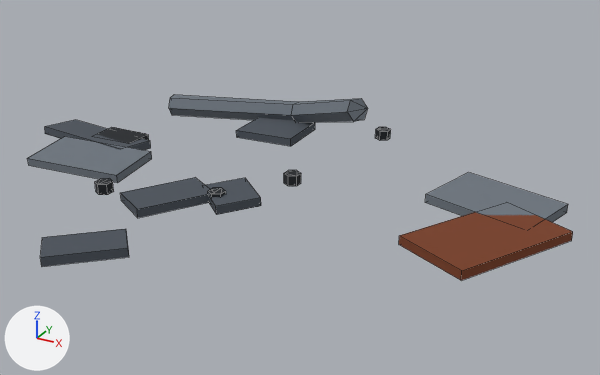
What one commit did to the FBX model Assets/_Project/Art/Environment/LabKit/Meshes/Debris_Scrap.fbx.
One viewpoint serves both versions: a 50 mm camera at (1.92, -3.02, 1.53) aimed at (0.25, 0.01, 0.02). The axes (+X, +Y, +Z) are drawn at lower left. The lights are the same throughout. The first picture is the older version. Mesh edges are drawn as thin lines.

Objects in the first picture: 'Debris_Scrap'.
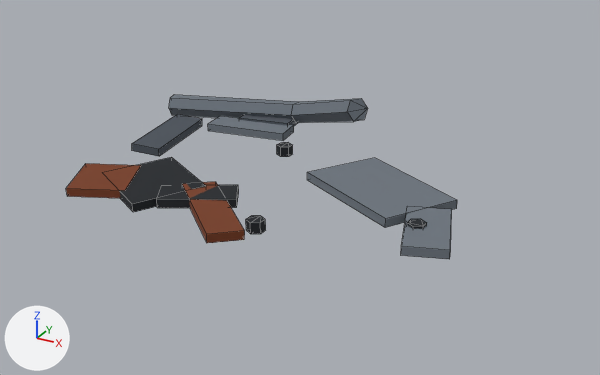
Changed parts and their boxes [x1, y1, x2, y2] in the pictures (600 x 375 px; the box of a moved part takes in the faces that stretch with it):
'Debris_Scrap', reshaped (28% narrower, 12% shorter)
    before: [27, 95, 573, 281]
    after: [66, 95, 457, 259]
part 1 of me_debris_scrap, moved or reshaped
    before: [425, 172, 568, 222]
    after: [307, 158, 457, 228]
part 2 of me_debris_scrap, moved or reshaped
    before: [27, 136, 152, 183]
    after: [157, 185, 239, 208]
part 3 of me_debris_scrap, moved or reshaped
    before: [45, 120, 151, 150]
    after: [208, 116, 294, 141]
part 4 of me_debris_scrap, moved or reshaped
    before: [236, 117, 315, 146]
    after: [66, 164, 141, 198]
part 5 of me_debris_scrap, added
    after: [407, 219, 427, 229]
part 6 of me_debris_scrap, added
    after: [277, 142, 293, 157]
part 7 of me_debris_scrap, moved or reshaped
    before: [208, 188, 226, 197]
    after: [246, 216, 266, 234]
part 8 of me_debris_scrap, rebuilt
    before: [121, 178, 210, 218]
    after: [119, 157, 206, 212]
part 9 of me_debris_scrap, deleted
    before: [375, 127, 391, 141]
part 10 of me_debris_scrap, deleted
    before: [95, 178, 114, 195]
part 11 of me_debris_scrap, deleted
    before: [284, 170, 301, 186]
part 12 of me_debris_scrap, deleted
    before: [40, 229, 129, 267]
part 13 of me_debris_scrap, deleted (black)
    before: [97, 127, 149, 144]
part 14 of me_debris_scrap, reshaped
    before: [206, 178, 573, 281]
    after: [132, 114, 452, 259]

Diff of the bpy script that builds the scene:
```diff
--- a/Assets/_Project/Art/Environment/LabKit/Meshes/Debris_Scrap.fbx.py
+++ b/Assets/_Project/Art/Environment/LabKit/Meshes/Debris_Scrap.fbx.py
@@ me_debris_scrap @@
-me_debris_scrap.from_pydata(...)  # 138 vertices, 130 faces; spans x -1.29..1.44, y -1.08..0.86, z -0.01..0.3
+me_debris_scrap.from_pydata(...)  # 138 vertices, 130 faces; spans x -0.92..1.07, y -0.63..1.03, z -0.01..0.3
+# me_debris_scrap part 1: the loose piece of 8 vertices spanning x 0.79..1.37, y 0.03..0.48, z 0.0..0.04 is multiplied about its middle by the matrix ((1.15, 0.263, 0.03), (-0.264, 1.149, 0.055), (-0.017, -0.061, 1.178)), then moved by (-0.5, -0.11, 0.0)
+# me_debris_scrap part 2: the loose piece of 8 vertices spanning x -1.09..-0.55, y -0.35..-0.02, z -0.01..0.05 is multiplied about its middle by the matrix ((0.58, -0.274, -0.036), (0.277, 0.577, 0.062), (0.006, -0.072, 0.639)), then moved by (0.73, -0.11, 0.0), in mat_lab_metaldark (black #1f2328)
+# me_debris_scrap part 3: the loose piece of 8 vertices spanning x -1.29..-0.69, y -0.08..0.2, z -0.01..0.05 is multiplied about its middle by the matrix ((-0.731, 0.198, -0.012), (-0.199, -0.727, 0.081), (0.01, 0.081, 0.754)), then moved by (0.63, 0.51, 0.0), in mat_lab_metal (grey #6e767f)
+# me_debris_scrap part 4: the loose piece of 8 vertices spanning x -0.4..-0.06, y 0.45..0.78, z 0.0..0.04 is multiplied about its middle by the matrix ((0.816, -0.295, 0.02), (0.296, 0.815, -0.046), (-0.003, 0.05, 0.867)), then moved by (-0.34, -0.98, 0.0), in mat_lab_rust (brown #7a3e22)
+# me_debris_scrap part 5: a new loose piece, a 6-sided cylinder along z spanning x 0.838..0.907, y -0.181..-0.101, z 0.0..0.05, in mat_lab_metaldark (black #1f2328)
+# me_debris_scrap part 6: a new loose piece, a 6-sided cylinder along z spanning x -0.071..-0.002, y 0.331..0.411, z 0.0..0.05, in mat_lab_metaldark (black #1f2328)
+# me_debris_scrap part 7: the loose piece of 12 vertices spanning x -0.05..0.02, y -0.31..-0.23, z 0.0..0.05 is moved by (0.3, -0.16, 0.0)
+# me_debris_scrap part 8: the loose piece of 8 vertices spanning x -0.4..-0.01, y -0.58..-0.16, z -0.01..0.05 is rebuilt with 8 vertices and now spans x -0.62..-0.09, y -0.53..-0.02, z 0.0..0.04, in mat_lab_metaldark (black #1f2328)
+# me_debris_scrap part 9: the loose piece of 12 vertices spanning x 0.27..0.34, y 0.78..0.86, z 0.0..0.05 is deleted
+# me_debris_scrap part 10: the loose piece of 12 vertices spanning x -0.55..-0.48, y -0.46..-0.38, z 0.0..0.05 is deleted
+# me_debris_scrap part 11: the loose piece of 12 vertices spanning x 0.14..0.21, y 0.03..0.11, z 0.0..0.05 is deleted
+# me_debris_scrap part 12: the loose piece of 8 vertices spanning x -0.38..-0.02, y -1.08..-0.73, z 0.0..0.04 is deleted
+# me_debris_scrap part 13: the loose piece of 8 vertices spanning x -0.99..-0.75, y 0.02..0.19, z 0.0..0.04 is deleted
+# me_debris_scrap part 14
+# 16 vertices are removed from x -0.12..1.44, y -0.43..0.26, z -0.01..0.05
+# 12 faces are deleted
+# 18 vertices are added at x -0.81..1.07, y -0.63..1.03, z -0.01..0.04
+# 14 new vertices lie (0.0, 0.0, 0.04) away from vertices in x -0.81..1.07, y -0.63..1.03, z -0.01..0.01
+# 6 new faces join them, mat_lab_metal (grey #6e767f)
+# 6 new faces join them, mat_lab_rust (brown #7a3e22)
+# 12 new faces join them, mat_lab_wall (greyish blue #4c535c)
+# other edits to the shape of me_debris_scrap do not show in these pictures
 me_debris_scrap.materials.append(mat_lab_rust)
```
